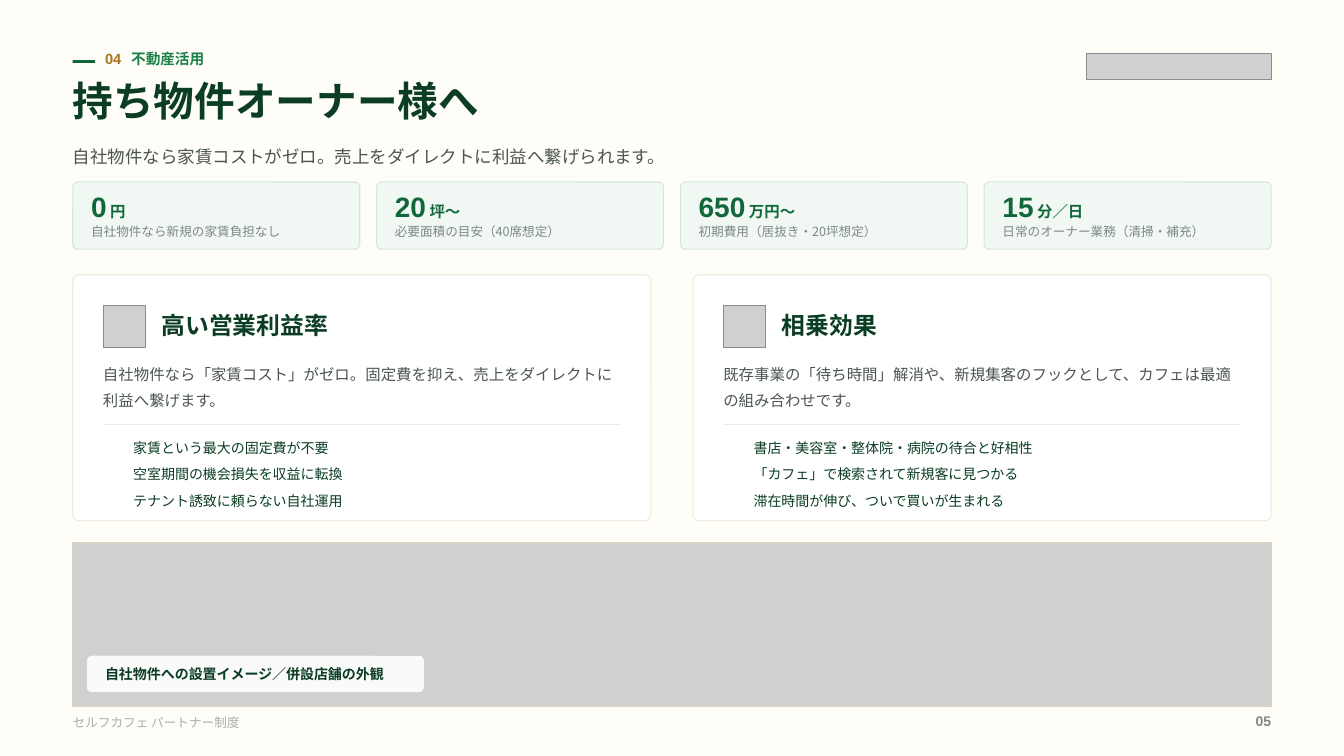
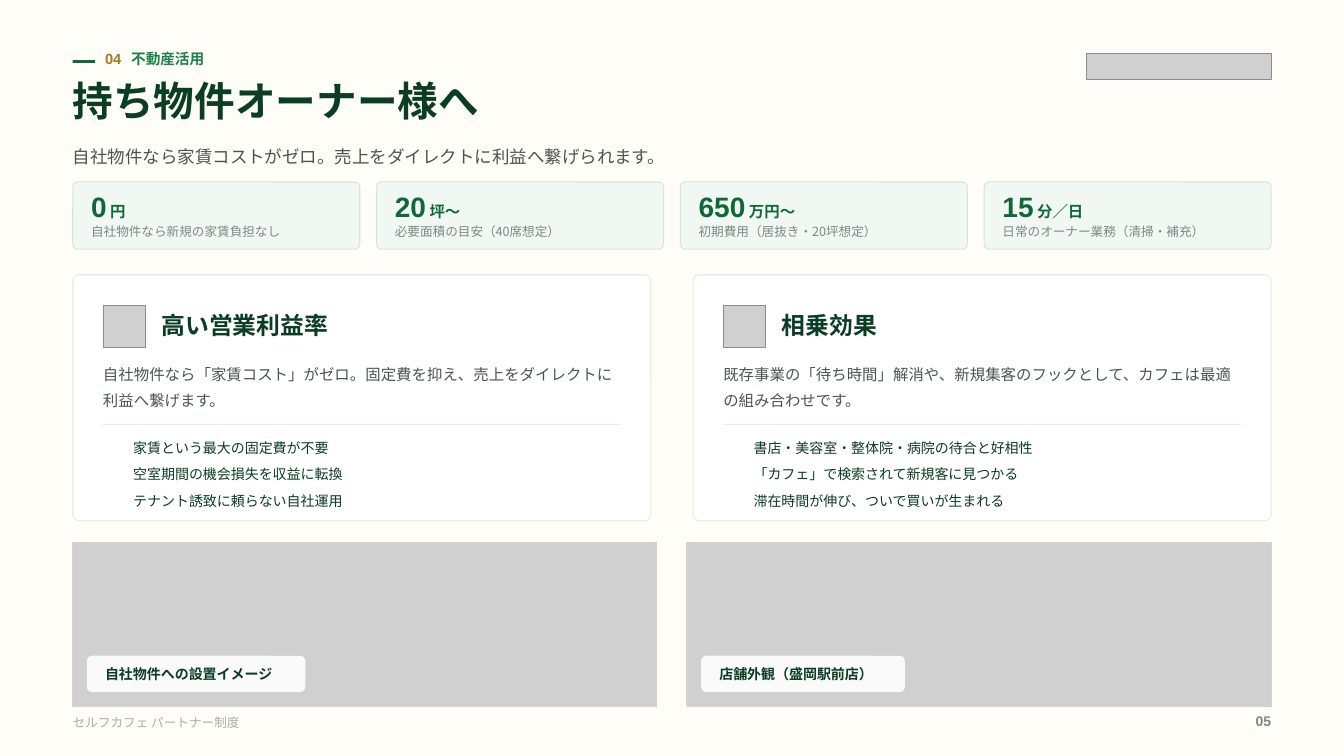
Before and after one commit to a5408071-cmd/suzuki-ceo, a slide deck: slide 5 of selfcafe-partner-deck/selfcafe-partner-deck.pptx. Drawn at 1344x756 pixels with LibreOffice and Linux fonts; fonts in the diff are those of the drawing; grey boxes stand for pictures; background and template pictures are left out. Boxes give left, top, right and bottom in pixels: in the first picture for what was removed or moved away, otherwise in the second. Text is boxed around its words. In the diff, an @@ line names an element or a change of style, - is before the commit and + after.

```diff
--- a/selfcafe-partner-deck/selfcafe-partner-deck.pptx
+++ b/selfcafe-partner-deck/selfcafe-partner-deck.pptx
@@ rectangle: place and size @@
-rectangle at (73, 543, 1271, 707)
+rectangle at (73, 543, 656, 707)
@@ picture: place and size @@
-picture at (73, 543, 1271, 707)
+picture at (73, 543, 656, 707)
@@ picture added at (688, 543, 1271, 707) @@
@@ rectangle added at (688, 543, 1271, 707), outline #D8D2C6 1 pt @@
@@ rounded rectangle: place and size @@
-rounded rectangle at (87, 656, 423, 693)
+rounded rectangle at (87, 656, 306, 693)
@@ rounded rectangle added at (702, 656, 905, 693), fill #FFFFFF at 90% opacity @@
@@ text at (105, 667, 272, 681): text changed @@
-自社物件への設置イメージ／併設店舗の外観
+自社物件への設置イメージ
@@ text added at (719, 667, 873, 681), 10 pt, text #0A3D23, bold @@
+店舗外観（盛岡駅前店）
```
Also in this commit, not shown: 6 other slides changed, 21 other files.
